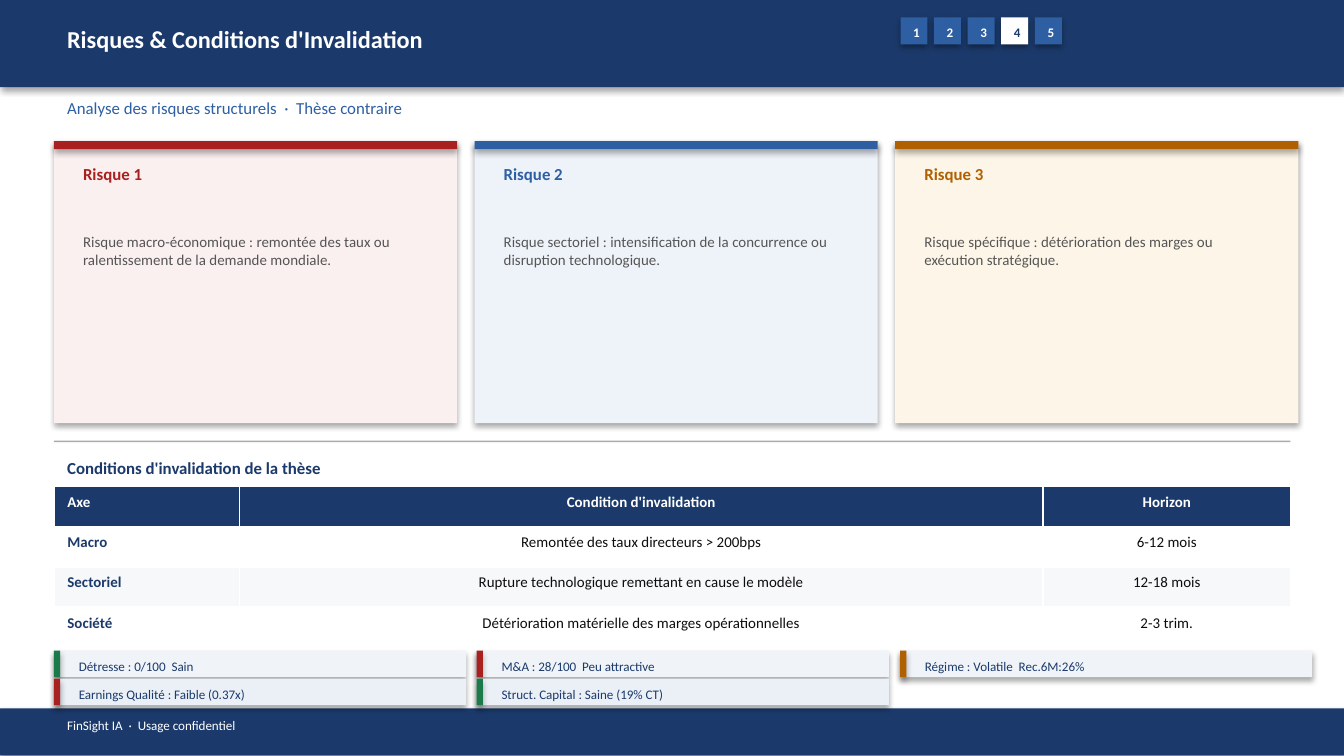
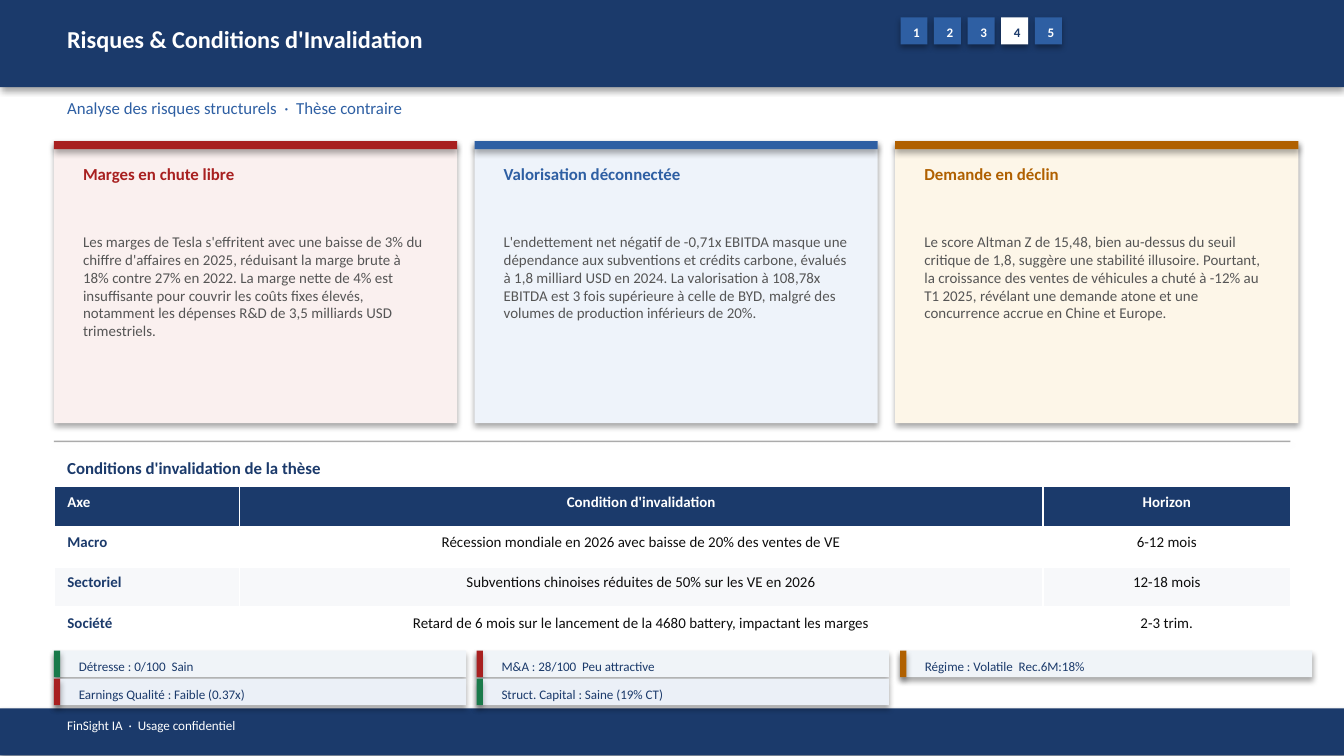
Before and after one commit to baptistejeh07-art/finsight-ia, a slide deck: slide 19 of preview/TSLA/TSLA_pitchbook.pptx. Drawn at 1344x756 pixels with LibreOffice and Linux fonts; fonts in the diff are those of the drawing. Boxes give left, top, right and bottom in pixels: in the first picture for what was removed or moved away, otherwise in the second. Text is boxed around its words. In the diff, an @@ line names an element or a change of style, - is before the commit and + after.

```diff
--- a/preview/TSLA/TSLA_pitchbook.pptx
+++ b/preview/TSLA/TSLA_pitchbook.pptx
@@ text at (83, 168, 234, 183): text changed @@
-Risque 1
+Marges en chute libre
@@ text at (504, 168, 681, 180): text changed @@
-Risque 2
+Valorisation déconnectée
@@ text at (924, 168, 1059, 180): text changed @@
-Risque 3
+Demande en déclin
@@ text at (83, 236, 423, 336): text changed @@
-Risque macro-économique : remontée des taux ou ralentissement de la demande mondiale.
+Les marges de Tesla s'effritent avec une baisse de 3% du chiffre d'affaires en 2025, réduisant la marge brute à 18% contre 27% en 2022. La marge nette de 4% est insuffisante pour couvrir les coûts fixes élevés, notamment les dépenses R&D de 3,5 milliards USD trimestriels.
@@ text at (504, 236, 847, 321): text changed @@
-Risque sectoriel : intensification de la concurrence ou disruption technologique.
+L'endettement net négatif de -0,71x EBITDA masque une dépendance aux subventions et crédits carbone, évalués à 1,8 milliard USD en 2024. La valorisation à 108,78x EBITDA est 3 fois supérieure à celle de BYD, malgré des volumes de production inférieurs de 20%.
@@ text at (924, 236, 1260, 321): text changed @@
-Risque spécifique : détérioration des marges ou exécution stratégique.
+Le score Altman Z de 15,48, bien au-dessus du seuil critique de 1,8, suggère une stabilité illusoire. Pourtant, la croissance des ventes de véhicules a chuté à -12% au T1 2025, révélant une demande atone et une concurrence accrue en Chine et Europe.
@@ table at (54, 487, 1290, 648) @@
-row 2, column 2: Remontée des taux directeurs > 200bps
+row 2, column 2: Récession mondiale en 2026 avec baisse de 20% des ventes de VE
-row 3, column 2: Rupture technologique remettant en cause le modèle
+row 3, column 2: Subventions chinoises réduites de 50% sur les VE en 2026
-row 4, column 2: Détérioration matérielle des marges opérationnelles
+row 4, column 2: Retard de 6 mois sur le lancement de la 4680 battery, impactant les marges
@@ text at (925, 662, 1085, 674): text changed @@
-Régime : Volatile Rec.6M:26%
+Régime : Volatile Rec.6M:18%
```
Also in this commit, not shown: 17 other slides changed, 4 other files.
